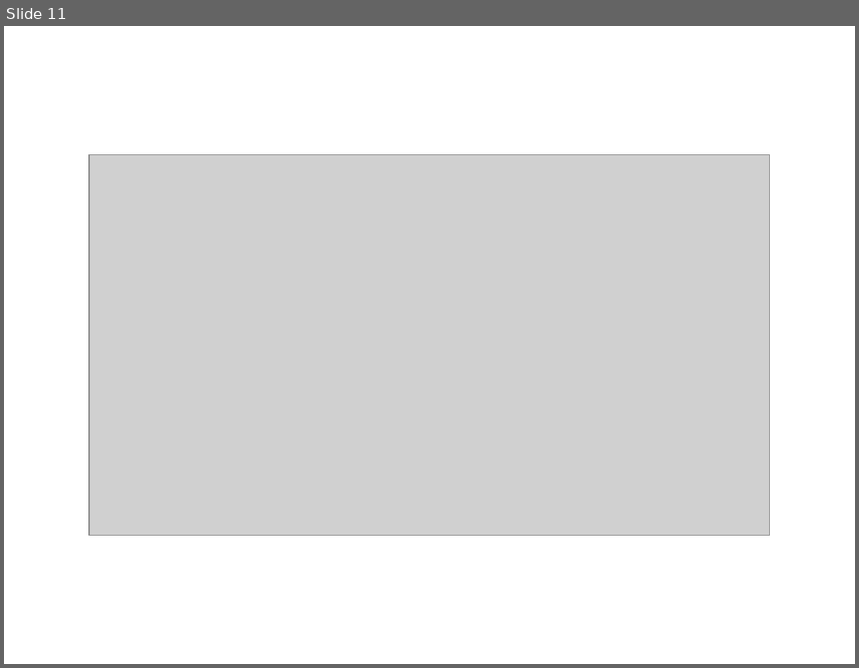
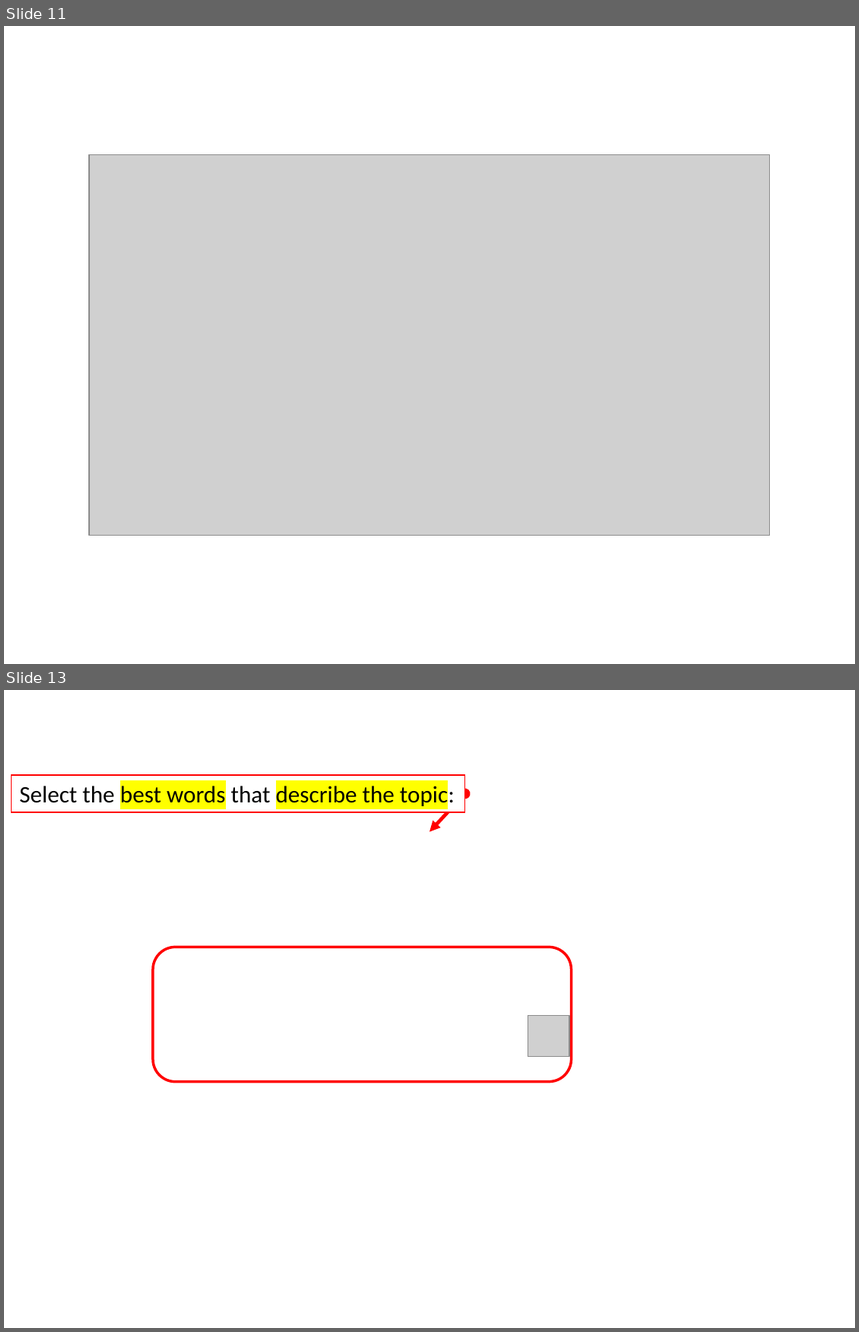
Before and after one commit to SinaMohseni/Text-classification-explanation-evaluation, a slide deck: user-study/instructions/Instructions.pptx. Shown one above the other, each under a label of ours: slide 11 before the commit, slides 11 and 13 after it; the slides between them are not shown. The pictures are 859x668 and 859x1332 pixels, drawn with LibreOffice and Linux fonts; fonts in the diff are those of the drawing; grey boxes stand for pictures; background and template pictures are left out. Boxes give left, top, right and bottom in pixels: in the first picture for what was removed or moved away, otherwise in the second. Text is boxed around its words. In the diff, an @@ line names an element or a change of style, - is before the commit and + after.

```diff
--- a/user-study/instructions/Instructions.pptx
+++ b/user-study/instructions/Instructions.pptx
@@ slide 13 added at (4, 690, 855, 1328), background picture (left out) @@
@@ rectangle added at (11, 775, 465, 812), fill #FFFFFF, outline #FF0000 1 pt, 20 pt, text #000000 @@
+Select the best words that describe the topic:
@@ double arrow added from (465, 794) to (430, 832), #FF0000 3 pt @@
@@ rounded rectangle added at (153, 947, 572, 1081), outline #FF0000 2.25 pt @@
@@ picture added at (528, 1015, 570, 1057) @@
```
Also in this commit, not shown: 2 other slides added, 4 other files.
